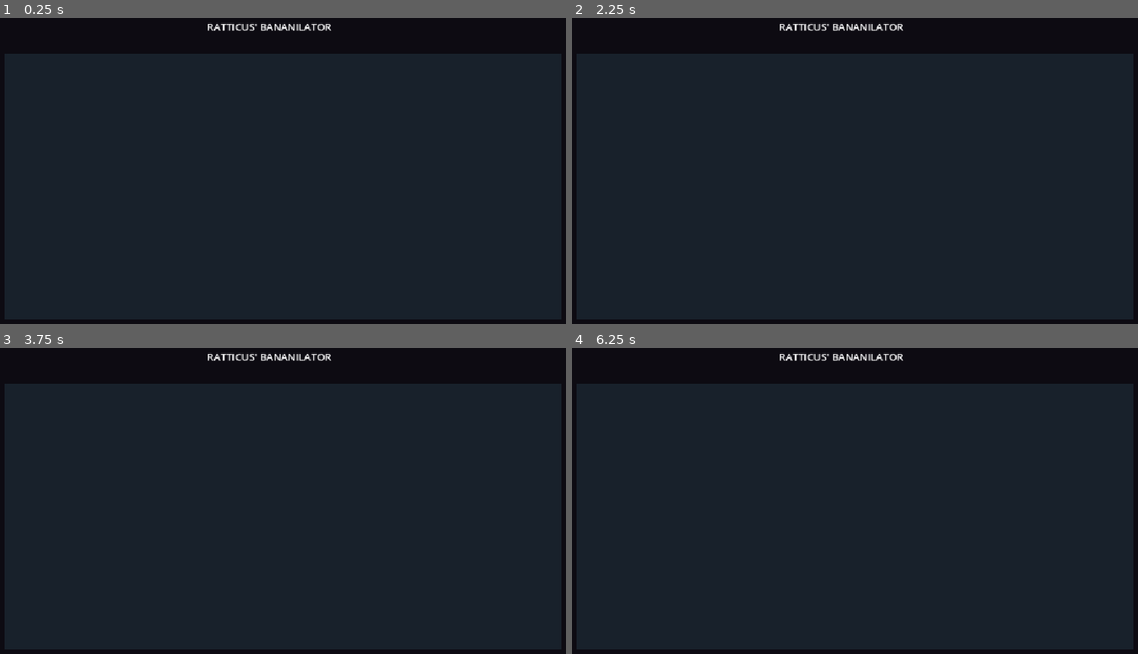
Above: before the commit, frames 1-4 (two rows, left to right).
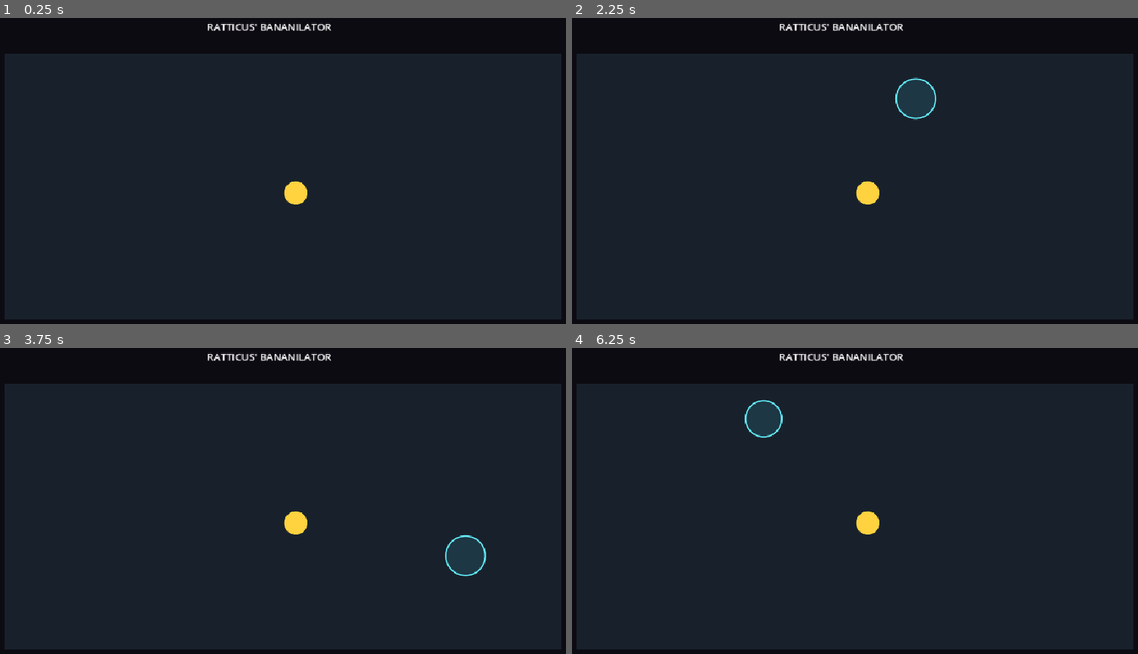
Above: after the commit, the same moments.

Repository: UnderstoodUseYourUsernameHere/banana-fission
Game: Godot game, scene res://scenes/main.tscn
Two runs of this game, one before a commit and one after it. Both use one fixed random seed, a clock stepped at 60 frames per second and the inputs below.
Inputs (mouse positions are in pixels of both pictures, inside the frame that each line leads up to):
- Up to frame 1 (0.25 s): no input
- Up to frame 2 (2.25 s): tap Enter at 0.5 s; move the mouse to (990, 155) at 0.52 s; press the mouse at (990, 155) at 0.53 s; hold Right 0.53-1.28 s; move the mouse to (730, 192) at 1.27 s; release the mouse at (730, 192) at 1.28 s; hold Down 1.28-2.03 s; click (730, 192) at 1.35 s; tap R (restart) at 2 s; move the mouse to (917, 97) at 2.02 s; press the mouse at (917, 97) at 2.03 s; hold Right from 2.03 s (still down); tap Alt at 2.1 s
- Up to frame 3 (3.75 s): move the mouse to (254, 571) at 2.77 s; release Right at 2.78 s; release the mouse at (254, 571) at 2.78 s; hold Up 2.78-3.53 s; tap Shift at 2.85 s; click (254, 571) at 3.05 s; tap R (restart) at 3.5 s; move the mouse to (464, 556) at 3.52 s; press the mouse at (464, 556) at 3.53 s; hold Left from 3.53 s (still down)
- Up to frame 4 (6.25 s): tap R (restart) at 4.15, 5.75 s; move the mouse to (673, 452) at 4.27 s; release the mouse at (673, 452) at 4.28 s; click (673, 452) at 4.35 s; move the mouse to (883, 504) at 5.02 s; release Left at 5.03 s; press the mouse at (883, 504) at 5.03 s; hold Down 5.03-5.78 s; tap Alt at 5.1 s; move the mouse to (764, 418) at 5.77 s; release the mouse at (764, 418) at 5.78 s; hold Right from 5.78 s (still down); tap Shift at 5.85 s; click (764, 418) at 6.05 s

The runs differ from the first frame. In frame 1, 0.3% of the frame differs, in the area x 50-55%, y 53-61%; in frame 2, 1.0%; in frame 3, 1.0%, in the area x 50-86%, y 53-75%; in frame 4, 0.9%.

Commit message:
feat: add one shot "ignition" with an expanding circle radius

Diff:
--- /dev/null
+++ b/scenes/banana.tscn
@@ -0,0 +1,6 @@
+[gd_scene format=3 uid="uid://chn41nef2631r"]
+
+[ext_resource type="Script" uid="uid://cjol0v3lpasu5" path="res://scripts/banana.gd" id="1_hilkf"]
+
+[node name="Banana" type="Node2D" unique_id=993941136]
+script = ExtResource("1_hilkf")
--- a/scenes/main.tscn
+++ b/scenes/main.tscn
@@ -1,6 +1,7 @@
 [gd_scene format=3 uid="uid://djhn8sb53cfce"]
 
 [ext_resource type="Script" uid="uid://b38ta8saxrjul" path="res://scripts/main.gd" id="1_o5qli"]
+[ext_resource type="PackedScene" uid="uid://chn41nef2631r" path="res://scenes/banana.tscn" id="2_0wfyh"]
 
 [node name="Main" type="Node2D" unique_id=922528448]
 script = ExtResource("1_o5qli")
@@ -12,6 +13,7 @@
 color = Color(0.050980393, 0.043137256, 0.07058824, 1)
 
 [node name="Chamber" type="ColorRect" parent="." unique_id=925957490]
+unique_name_in_owner = true
 offset_left = 40.0
 offset_top = 80.0
 offset_right = 920.0
@@ -21,7 +23,11 @@
 
 [node name="Bananas" type="Node2D" parent="." unique_id=1813059093]
 
+[node name="Banana" parent="Bananas" unique_id=993941136 instance=ExtResource("2_0wfyh")]
+position = Vector2(500, 300)
+
 [node name="Pulses" type="Node2D" parent="." unique_id=402704835]
+unique_name_in_owner = true
 
 [node name="HUD" type="CanvasLayer" parent="." unique_id=1960986048]
 
--- /dev/null
+++ b/scenes/pulse.tscn
@@ -0,0 +1,6 @@
+[gd_scene format=3 uid="uid://bf4f5p3vhn1lj"]
+
+[ext_resource type="Script" uid="uid://b1vruthmps42n" path="res://scripts/pulse.gd" id="1_5icbw"]
+
+[node name="Pulse" type="Node2D" unique_id=1012483934]
+script = ExtResource("1_5icbw")
--- /dev/null
+++ b/scripts/banana.gd
@@ -0,0 +1,38 @@
+@tool
+extends Node2D
+class_name Banana
+
+@export_range(4.0, 64.0, 1.0) var hit_radius: float = 18.0:
+	set(value):
+		hit_radius = value
+		queue_redraw()
+
+@export var texture: Texture2D:
+	set(value):
+		texture = value
+		queue_redraw()
+
+func _draw() -> void:
+	if texture == null:
+		draw_circle(Vector2.ZERO, hit_radius, Color("ffd23f"))
+	else:
+		var image_size: Vector2 = texture.get_size()
+		var largest_side: float = maxf(image_size.x, image_size.y)
+		var draw_size: Vector2 = image_size * (hit_radius * 2.0 / largest_side)
+
+		draw_texture_rect(
+			texture,
+			Rect2(-draw_size * 0.5, draw_size),
+			false
+		)
+
+	draw_arc(
+		Vector2.ZERO,
+		hit_radius,
+		0.0,
+		TAU,
+		40,
+		Color(1.0, 0.85, 0.25, 0.5),
+		1.0,
+		true
+	)
--- a/scripts/main.gd
+++ b/scripts/main.gd
@@ -1,10 +1,46 @@
 extends Node2D
 
+const PULSE_SCENE = preload("res://scenes/pulse.tscn")
+const IGNITION_RADIUS: float = 70.0
+
+@onready var chamber: ColorRect = $%Chamber
+@onready var pulse_container: Node2D = $%Pulses
+
+var shot_used: bool = false
+var active_pulses: Array[Pulse] = []
+
 func _ready() -> void:
-	print("Reactor, READY")
-
+	print("Bananilator ready!")
 
 func _unhandled_input(event: InputEvent) -> void:
 	if event.is_action_pressed("restart"):
 		get_viewport().set_input_as_handled()
 		get_tree().reload_current_scene()
+		return
+
+	if event.is_action_pressed("ignite") and not shot_used:
+		var world_position: Vector2 = get_global_mouse_position()
+
+		if chamber.get_global_rect().has_point(world_position):
+			get_viewport().set_input_as_handled()
+			shot_used = true
+			_spawn_pulse(world_position, IGNITION_RADIUS)
+
+func _physics_process(delta: float) -> void:
+	var current_pulses: Array[Pulse] = active_pulses.duplicate()
+
+	for pulse in current_pulses:
+		pulse.advance(delta)
+
+		if pulse.has_finished():
+			active_pulses.erase(pulse)
+			pulse.queue_free()
+
+func _spawn_pulse(world_position: Vector2, maximum_radius: float) -> void:
+	var pulse := PULSE_SCENE.instantiate() as Pulse
+	pulse.max_radius = maximum_radius
+
+	pulse_container.add_child(pulse)
+	pulse.global_position = world_position
+
+	active_pulses.append(pulse)
--- /dev/null
+++ b/scripts/pulse.gd
@@ -0,0 +1,47 @@
+extends Node2D
+class_name Pulse
+
+@export_range(1.0, 300.0, 1.0) var max_radius: float = 90.0
+@export_range(0.05, 2.0, 0.01) var expansion_time: float = 0.45
+@export_range(0.05, 1.0, 0.01) var fade_time: float = 0.15
+
+var radius: float = 0.0
+var age: float = 0.0
+
+func advance(delta: float) -> void:
+	age += delta
+	radius = max_radius * clampf(age / expansion_time, 0.0, 1.0)
+	queue_redraw()
+
+func has_finished() -> bool:
+	return age >= expansion_time + fade_time
+
+func _draw() -> void:
+	if radius <= 0.0:
+		return
+
+	var opacity: float = 1.0
+
+	if age > expansion_time:
+		opacity = 1.0 - clampf(
+			(age - expansion_time) / fade_time,
+			0.0,
+			1.0
+		)
+
+	draw_circle(
+		Vector2.ZERO,
+		radius,
+		Color(0.25, 0.85, 1.0, 0.12 * opacity)
+	)
+
+	draw_arc(
+		Vector2.ZERO,
+		radius,
+		0.0,
+		TAU,
+		64,
+		Color(0.4, 0.95, 1.0, opacity),
+		2.0,
+		true
+	)
Not shown, added: scripts/banana.gd.uid
Not shown, added: scripts/pulse.gd.uid
